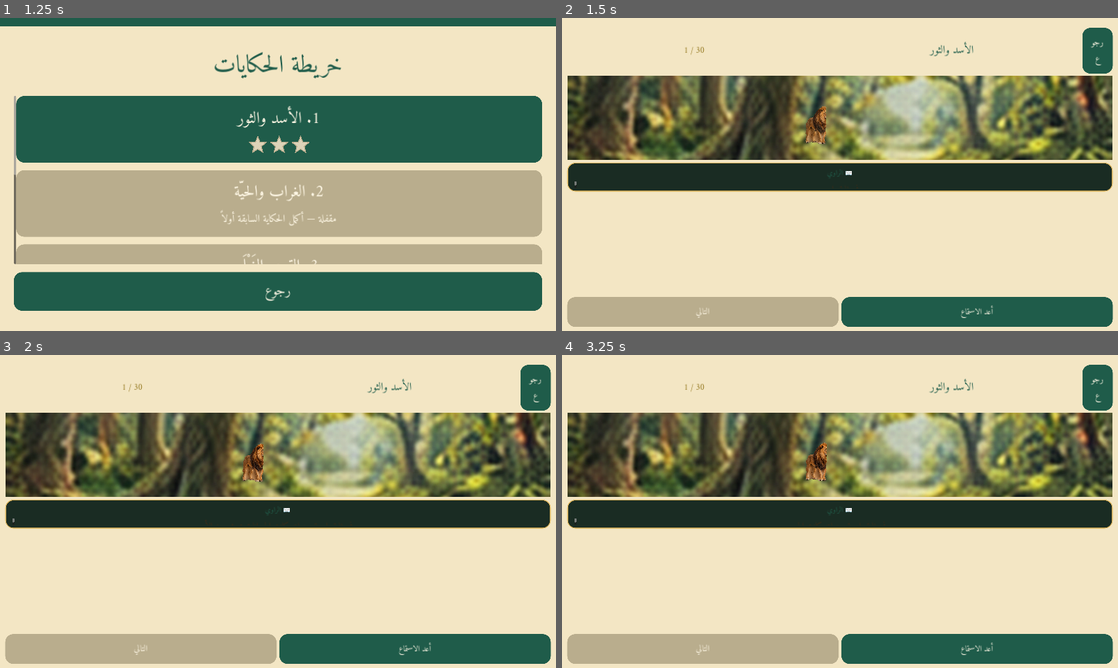
Above: before the commit, frames 1-4 (two rows, left to right).
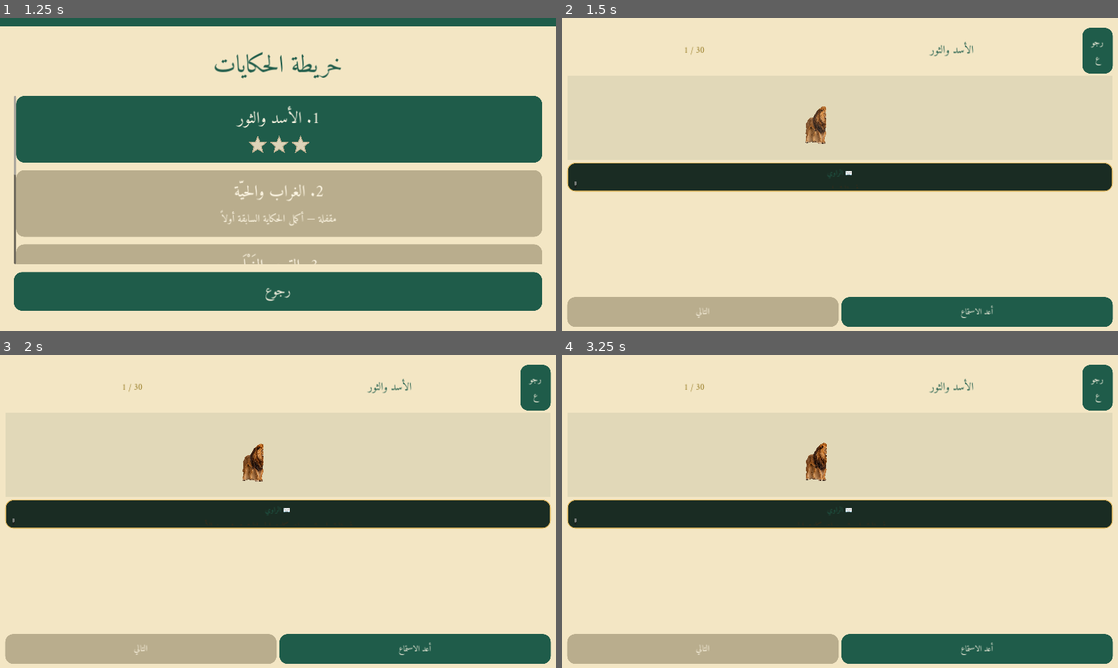
Above: after the commit, the same moments.

Repository: bdssmdkacem-dot/Kalila-Dimna
Game: Godot game, scene res://scenes/main_menu.tscn
Two runs of this game, one before a commit and one after it. Both use one fixed random seed, a clock stepped at 60 frames per second and the inputs below.
Inputs (mouse positions are in pixels of both pictures, inside the frame that each line leads up to):
- Up to frame 1 (1.25 s): click "ابدأ الحكايات" at 0.5 s
- Up to frame 2 (1.5 s): click (840, 130) at 1.25 s
- Up to frame 3 (2 s): no input
- Up to frame 4 (3.25 s): click "رجوع" at 2 s; click (840, 467) at 2.75 s

Frame 1 is identical in both runs. In frame 2, 26% of the frame differs, in the area x 1-99%, y 18-46%; in frame 3, 26%; in frame 4, 26%.

Commit message:
fix(story): make scene background fill the full stage

Diff:
--- a/ui/animal_stage_2d.gd
+++ b/ui/animal_stage_2d.gd
@@ -78,15 +78,17 @@
 
 	background = Sprite2D.new()
 	background.texture = BACKGROUND_TEX
-	background.position = DESIGN_SIZE * 0.5
+	background.position = size * 0.5
+	background.z_index = -20
 	background.texture_filter = CanvasItem.TEXTURE_FILTER_LINEAR
-	world.add_child(background)
+	add_child(background)
 
 	forest_background = Sprite2D.new()
 	forest_background.texture = FOREST_TEX
-	forest_background.position = DESIGN_SIZE * 0.5
+	forest_background.position = size * 0.5
+	forest_background.z_index = -19
 	forest_background.texture_filter = CanvasItem.TEXTURE_FILTER_LINEAR
-	world.add_child(forest_background)
+	add_child(forest_background)
 
 	shadows = Node2D.new()
 	shadows.z_index = 2
@@ -131,15 +133,12 @@
 	if sprite == null or sprite.texture == null:
 		return
 	var tex_size := sprite.texture.get_size()
-	if tex_size.x <= 0.0 or tex_size.y <= 0.0:
+	if tex_size.x <= 0.0 or tex_size.y <= 0.0 or size.x <= 0.0 or size.y <= 0.0:
 		return
-	var design_cover := maxf(DESIGN_SIZE.x / tex_size.x, DESIGN_SIZE.y / tex_size.y)
-	var viewport_cover := maxf(
-		size.x / maxf(1.0, tex_size.x * base_world_scale),
-		size.y / maxf(1.0, tex_size.y * base_world_scale)
-	)
-	var cover_scale := maxf(design_cover, viewport_cover)
+	# Full-stage cover: the scene image fills every visible pixel of the story area.
+	var cover_scale := maxf(size.x / tex_size.x, size.y / tex_size.y)
 	sprite.scale = Vector2.ONE * cover_scale
+	sprite.position = size * 0.5
 
 func _clear_actors() -> void:
 	for child in actors.get_children(): child.queue_free()
@@ -416,8 +415,8 @@
 	var desired_pos := (size-DESIGN_SIZE*desired_scale)*0.5 + target_world_position*base_world_scale
 	world.position = world.position.lerp(desired_pos,minf(delta*3.2,1.0))
 	background_offset = background_offset.lerp(background_target_offset, minf(delta * 2.0, 1.0))
-	background.position = DESIGN_SIZE * 0.5 + background_offset
-	forest_background.position = DESIGN_SIZE * 0.5 + background_offset
+	background.position = size * 0.5 + background_offset
+	forest_background.position = size * 0.5 + background_offset
 	if speaking_actor != "" and active_actor_nodes.has(speaking_actor):
 		var n := active_actor_nodes[speaking_actor] as Sprite2D
 		var base: Vector2 = actor_base_scales.get(speaking_actor,n.scale)
